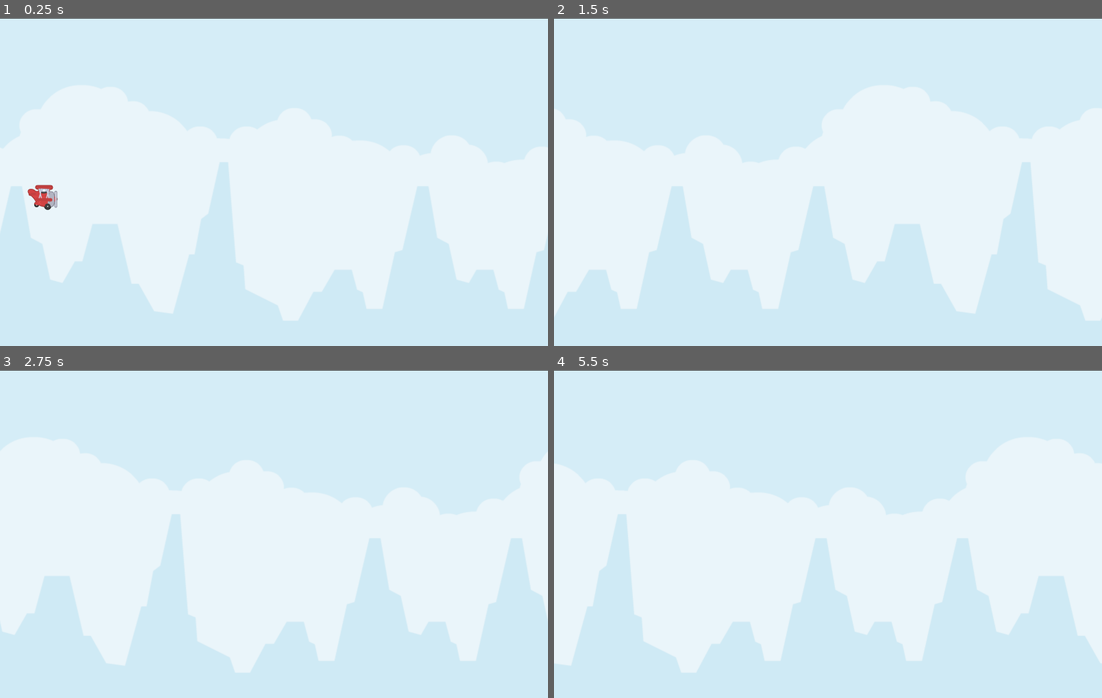
Above: before the commit, frames 1-4 (two rows, left to right).
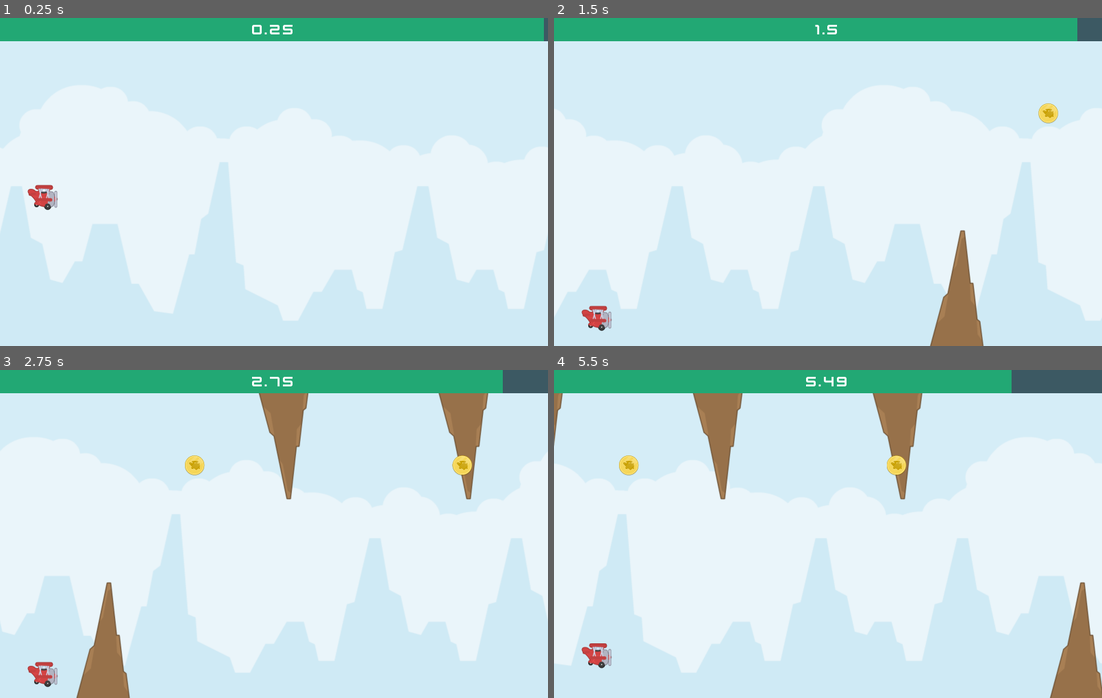
Above: after the commit, the same moments.

Repository: veesergey/GodotClass
Game: Godot game, scene res://Main.tscn
Two runs of this game, one before a commit and one after it. Both use one fixed random seed, a clock stepped at 60 frames per second and the inputs below. The project has no main scene, so this scene is started directly.
Inputs (mouse positions are in pixels of both pictures, inside the frame that each line leads up to):
- Up to frame 1 (0.25 s): no input
- Up to frame 2 (1.5 s): move the mouse to (948, 165) at 0.52 s; click (948, 165) at 0.6 s; move the mouse to (718, 198) at 1.27 s; click (718, 198) at 1.35 s
- Up to frame 3 (2.75 s): move the mouse to (328, 461) at 2.02 s; click (328, 461) at 2.1 s
- Up to frame 4 (5.5 s): move the mouse to (800, 599) at 2.77 s; click (800, 599) at 2.85 s; move the mouse to (992, 583) at 3.52 s; click (992, 583) at 3.6 s; move the mouse to (663, 484) at 4.27 s; click (663, 484) at 4.35 s; move the mouse to (855, 534) at 5.02 s; click (855, 534) at 5.1 s

The runs differ from the first frame. In frame 1, 7.1% of the frame differs, in the area x 0-100%, y 0-8%; in frame 2, 9.3%; in frame 3, 12%; in frame 4, 12%, in the area x 0-100%, y 0-100%.

Commit message:
Added obstacle and coin scenes, more game logic

Diff:
--- a/flyinggame/Background.gd
+++ b/flyinggame/Background.gd
@@ -1,6 +1,5 @@
 extends Node2D
 
 func _process(delta):
-	print(position.x)
 	if position.x <= -1600:
 		position.x = 0
--- /dev/null
+++ b/flyinggame/Coin.tscn
@@ -0,0 +1,15 @@
+[gd_scene load_steps=3 format=3 uid="uid://bo83uidilf8mp"]
+
+[ext_resource type="Texture2D" uid="uid://sp7qn0qnxwf1" path="res://Assets-TappyPlane/Coin.png" id="1_td8sj"]
+
+[sub_resource type="CircleShape2D" id="CircleShape2D_v74bc"]
+radius = 91.022
+
+[node name="Coin" type="Area2D" groups=["DynamicObjects"]]
+scale = Vector2(0.5, 0.5)
+
+[node name="Sprite2D" type="Sprite2D" parent="."]
+texture = ExtResource("1_td8sj")
+
+[node name="CollisionShape2D" type="CollisionShape2D" parent="Sprite2D"]
+shape = SubResource("CircleShape2D_v74bc")
--- a/flyinggame/Main.gd
+++ b/flyinggame/Main.gd
@@ -1,9 +1,52 @@
 extends Node
+@export var obstacle : PackedScene
+@export var coin : PackedScene
 
 
 var dynamic_objects_speed : int = 700
+var health_decrease_speed : int = 3
+var health : float = 100
+var score : float = 0
+var spawned_object_position_x : int = 1700
+var last_obstacle_pos : String
 
 func _process(_delta):
 	for obj in get_tree().get_nodes_in_group("DynamicObjects"):
 		obj.position.x -= _delta * dynamic_objects_speed
-		pass
+
+	if health > 0:
+		health -= _delta * health_decrease_speed
+		$UI/HealthBar.value = health
+
+
+	score += _delta
+	var formatted_score : String = str(score)
+	var decimal_index = formatted_score.find(".")
+	formatted_score = formatted_score.left(decimal_index + 3)
+	$UI/HealthBar/ScoreLabel.text = "{0}".format([formatted_score])
+
+
+func _on_spawner_timer_timeout() -> void:
+	var random : int = randi() % 2
+	var obstacle_y : int = 200 if random == 0 else 800
+	var obstacle_instance : Area2D = obstacle.instantiate()
+	add_child(obstacle_instance)
+	obstacle_instance.position.x = spawned_object_position_x
+
+	obstacle_instance.position.y = obstacle_y
+	last_obstacle_pos == "up"
+
+	if random == 1: # if obstacle spawns at bottom
+		obstacle_instance.scale.y *= -1
+		last_obstacle_pos = "down"
+
+	pass # Replace with function body.
+
+
+func _on_coin_timer_timeout() -> void:
+	var random_pos : int = randi() % 3 #returns 0,1,2
+	var coin_instance : Area2D = coin.instantiate()
+	add_child(coin_instance)
+	coin_instance.position.x = spawned_object_position_x
+	coin_instance.position.y = 280 + (random_pos * 200)
+	pass # Replace with function body.
--- a/flyinggame/Main.tscn
+++ b/flyinggame/Main.tscn
@@ -1,18 +1,41 @@
-[gd_scene load_steps=7 format=3 uid="uid://c1jtwphp1a67n"]
+[gd_scene load_steps=13 format=3 uid="uid://c1jtwphp1a67n"]
 
 [ext_resource type="Script" path="res://Background.gd" id="1_4d7cb"]
 [ext_resource type="Script" path="res://Main.gd" id="1_dpg0q"]
 [ext_resource type="Texture2D" uid="uid://c5v5yeegraoh7" path="res://Assets-TappyPlane/Background.png" id="2_70t36"]
 [ext_resource type="Script" path="res://Player.gd" id="4_f5ayv"]
 [ext_resource type="Texture2D" uid="uid://dsj675w6xon5k" path="res://Assets-TappyPlane/Player.png" id="5_eylsn"]
+[ext_resource type="FontFile" uid="uid://b428wob75aear" path="res://Assets-TappyPlane/kenvector_future.ttf" id="6_fywbq"]
+[ext_resource type="PackedScene" uid="uid://cvuakyif24yvg" path="res://Obstacle.tscn" id="7_hiam8"]
+[ext_resource type="PackedScene" uid="uid://bo83uidilf8mp" path="res://Coin.tscn" id="8_3u4vb"]
 
 [sub_resource type="CircleShape2D" id="CircleShape2D_1cwlg"]
 radius = 35.171
 
+[sub_resource type="RectangleShape2D" id="RectangleShape2D_aijwp"]
+size = Vector2(1600, 20)
+
+[sub_resource type="StyleBoxFlat" id="StyleBoxFlat_x5xb5"]
+bg_color = Color(0.234155, 0.349768, 0.390349, 1)
+
+[sub_resource type="StyleBoxFlat" id="StyleBoxFlat_tnen4"]
+bg_color = Color(0.133333, 0.658824, 0.454902, 1)
+
 [node name="Main" type="Node"]
 script = ExtResource("1_dpg0q")
+obstacle = ExtResource("7_hiam8")
+coin = ExtResource("8_3u4vb")
+
+[node name="SpawnerTimer" type="Timer" parent="."]
+wait_time = 0.75
+autostart = true
+
+[node name="CoinTimer" type="Timer" parent="."]
+wait_time = 1.125
+autostart = true
 
 [node name="Background" type="Node2D" parent="." groups=["DynamicObjects"]]
+z_index = -5
 position = Vector2(0, 482)
 scale = Vector2(2, 2)
 script = ExtResource("1_4d7cb")
@@ -29,6 +52,7 @@
 position = Vector2(125, 480)
 mass = 2.2
 gravity_scale = 1.6
+continuous_cd = 1
 script = ExtResource("4_f5ayv")
 
 [node name="Sprite2D" type="Sprite2D" parent="Player"]
@@ -36,3 +60,50 @@
 
 [node name="CollisionShape2D" type="CollisionShape2D" parent="Player"]
 shape = SubResource("CircleShape2D_1cwlg")
+
+[node name="Walls" type="Node" parent="."]
+
+[node name="StaticBody2D" type="StaticBody2D" parent="Walls"]
+
+[node name="Ceiling" type="CollisionShape2D" parent="Walls/StaticBody2D"]
+position = Vector2(800, 65)
+shape = SubResource("RectangleShape2D_aijwp")
+
+[node name="Floor" type="CollisionShape2D" parent="Walls/StaticBody2D"]
+position = Vector2(800, 969)
+shape = SubResource("RectangleShape2D_aijwp")
+
+[node name="UI" type="Control" parent="."]
+top_level = true
+z_index = 5
+layout_mode = 3
+anchors_preset = 15
+anchor_right = 1.0
+anchor_bottom = 1.0
+grow_horizontal = 2
+grow_vertical = 2
+
+[node name="HealthBar" type="ProgressBar" parent="UI"]
+layout_mode = 0
+offset_right = 1600.0
+offset_bottom = 68.0
+theme_override_styles/background = SubResource("StyleBoxFlat_x5xb5")
+theme_override_styles/fill = SubResource("StyleBoxFlat_tnen4")
+value = 100.0
+show_percentage = false
+
+[node name="ScoreLabel" type="Label" parent="UI/HealthBar"]
+layout_mode = 1
+anchors_preset = 15
+anchor_right = 1.0
+anchor_bottom = 1.0
+grow_horizontal = 2
+grow_vertical = 2
+theme_override_fonts/font = ExtResource("6_fywbq")
+theme_override_font_sizes/font_size = 45
+text = "0"
+horizontal_alignment = 1
+vertical_alignment = 1
+
+[connection signal="timeout" from="SpawnerTimer" to="." method="_on_spawner_timer_timeout"]
+[connection signal="timeout" from="CoinTimer" to="." method="_on_coin_timer_timeout"]
--- /dev/null
+++ b/flyinggame/Obstacle.tscn
@@ -0,0 +1,12 @@
+[gd_scene load_steps=2 format=3 uid="uid://cvuakyif24yvg"]
+
+[ext_resource type="Texture2D" uid="uid://b85feg4muauub" path="res://Assets-TappyPlane/Obstacle.png" id="1_k6tqa"]
+
+[node name="Obstacle" type="Area2D" groups=["DynamicObjects"]]
+scale = Vector2(1.5, 1.5)
+
+[node name="Sprite2D" type="Sprite2D" parent="."]
+texture = ExtResource("1_k6tqa")
+
+[node name="CollisionPolygon2D" type="CollisionPolygon2D" parent="Sprite2D"]
+polygon = PackedVector2Array(-52, -118, 54, -118, 12, 120)
--- a/flyinggame/project.godot
+++ b/flyinggame/project.godot
@@ -21,6 +21,10 @@
 window/stretch/mode="viewport"
 window/handheld/orientation=6
 
+[global_group]
+
+DynamicObjects=""
+
 [input]
 
 click={
